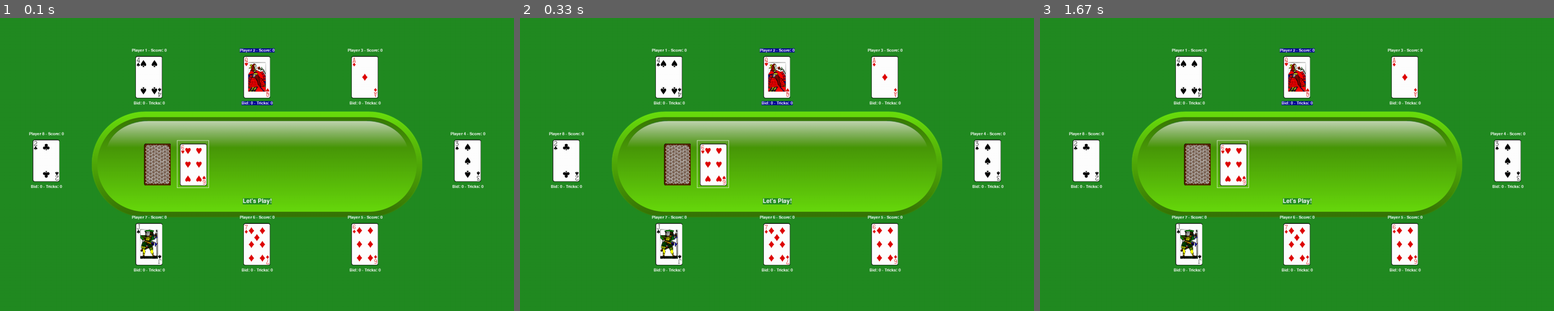
Above: before the commit, frames 1-3 (left to right).
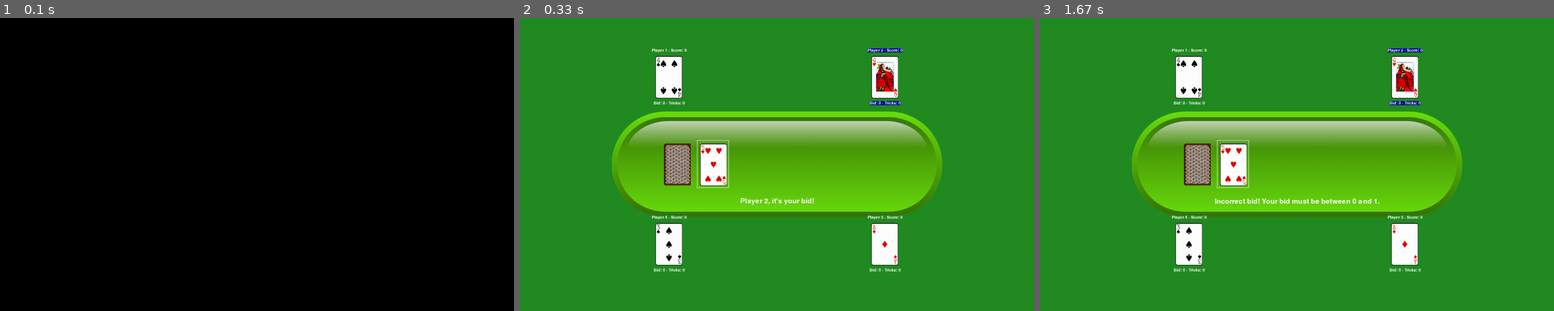
Above: after the commit, the same moments.

Repository: toddchrun/upanddown
Game: pygame game, started from game.py
Same seed, same stepped clock (60 frames per second), same inputs: the game is played once before the commit and once after it.
Inputs:
- Up to frame 1 (0.1 s): no input
- Up to frame 2 (0.33 s): no input
- Up to frame 3 (1.67 s): tap Enter at 0.33 s

The runs differ from the first frame. In frame 1, 100% of the frame differs, in the area x 0-100%, y 0-100%; in frame 2, 4.9%; in frame 3, 5.0%.

Commit message:
added more action text features

Diff:
--- a/action_message.py
+++ b/action_message.py
@@ -23,28 +23,35 @@
 
         #font settings - white for now and just default
         self.text_color = (255, 255, 255)
-        self.font = pygame.font.SysFont(None, 24)
+        self.font = pygame.font.SysFont(None, 28)
 
         #initial set of message image
-        self.message_image = self.font.render(self.msg, True, self.text_color,
-            self.bg_color)
+        self.message_image = self.font.render(self.msg, True, self.text_color)
 
         #definitions of the message image rect
         self.message_rect = self.message_image.get_rect()
         self.message_rect.y = self.settings.screen_height * .625
         self.message_rect.center = ((self.settings.screen_width / 2), self.message_rect.y)
 
-    def update_message(self, msg):
-        """Called often, updates the message to be displayed"""
+    def update_message(self, msg, pause):
+        """Updated message with new text and pause if needed"""
 
         self.msg = msg
 
-        self.message_image = self.font.render(self.msg, True, self.text_color,
-            self.bg_color)
+        self.message_image = self.font.render(self.msg, True, self.text_color)
+
+        self.screen.blit(self.message_image, self.message_rect)
+
+        time.sleep(pause)
 
     def show_message(self):
         """Called within screen functions update screen, will always refresh to show
         current message
         """
 
+        #re-centers the message each time
+        self.message_rect = self.message_image.get_rect()
+        self.message_rect.y = self.settings.screen_height * .625
+        self.message_rect.center = ((self.settings.screen_width / 2), self.message_rect.y)
+
         self.screen.blit(self.message_image, self.message_rect)
--- a/game_functions.py
+++ b/game_functions.py
@@ -44,10 +44,11 @@
     #main loop to continue through until all bids have been validated
     for player in active_players:
         player.turn_active = True
+        message.update_message(player.name + ", it's your bid!", .15) #150 millisecond delay
 
         while player.turn_active:
             sf.update_screen(settings, screen, table, active_players, pile, trick_card, message)
-            sf.check_bids(settings, screen, table, player, pile, curr_round)
+            sf.check_bids(settings, screen, table, player, pile, curr_round, message)
 
 
 def play_round(settings, screen, table, curr_round, active_players, pile, trick_card, message):
@@ -62,6 +63,7 @@
         #Prompts player to play after showing hand
         for player in active_players:
             player.turn_active = True
+            message.update_message(player.name + ", it's your turn!", 0)
 
             #For each turn checks to see if a player has only tricks, if so, they can lead with a trick
             check_for_only_tricks(player, trick_card.suit)
--- a/screen_functions.py
+++ b/screen_functions.py
@@ -19,14 +19,14 @@
             mouse_x, mouse_y = pygame.mouse.get_pos()
             check_card_clicked(settings, screen, player, pile, trick_card, mouse_x, mouse_y)
 
-def check_bids(settings, screen, table, player, pile, curr_round):
+def check_bids(settings, screen, table, player, pile, curr_round, message):
     """Waits for valid bid"""
 
     for event in pygame.event.get() :
         if event.type == pygame.QUIT :
             sys.exit()
         elif event.type == pygame.KEYDOWN :
-            check_keydown_events(settings, screen, event, player, curr_round)
+            check_keydown_events(settings, screen, event, player, curr_round, message)
 
 def update_screen(settings, screen, table, active_players, pile, trick_card, message) :
     """Updates the images on the screen"""
@@ -163,7 +163,7 @@
     card.update_card_position(x_pos, y_pos)
     pile.discards.add(card)
 
-def check_keydown_events(settings, screen, event, player, curr_round):
+def check_keydown_events(settings, screen, event, player, curr_round, message):
     """Checks for key presses for bidding round"""
 
     bid = event.key - 48 #48 is key for 0
@@ -171,6 +171,9 @@
     if (bid >= 0) and (bid <= curr_round):
         player.bid = bid
         player.turn_active = False
+    else:
+        message.update_message("Incorrect bid! Your bid must be between 0 and " + str(curr_round) + ".", .5)
+
 
 def validate_first_play(player, card, trick_card):
     """
--- a/settings.py
+++ b/settings.py
@@ -23,7 +23,7 @@
 
         #Basic settings
         self.game = "Multiplayer"
-        self.number_of_players = 8
+        self.number_of_players = 4
         self.starting_round = 1
         self.max_rounds_available = math.trunc(53 / self.number_of_players)
         self.trick_x = self.screen_width * .35 #trick set
Not shown, changed: README.md
